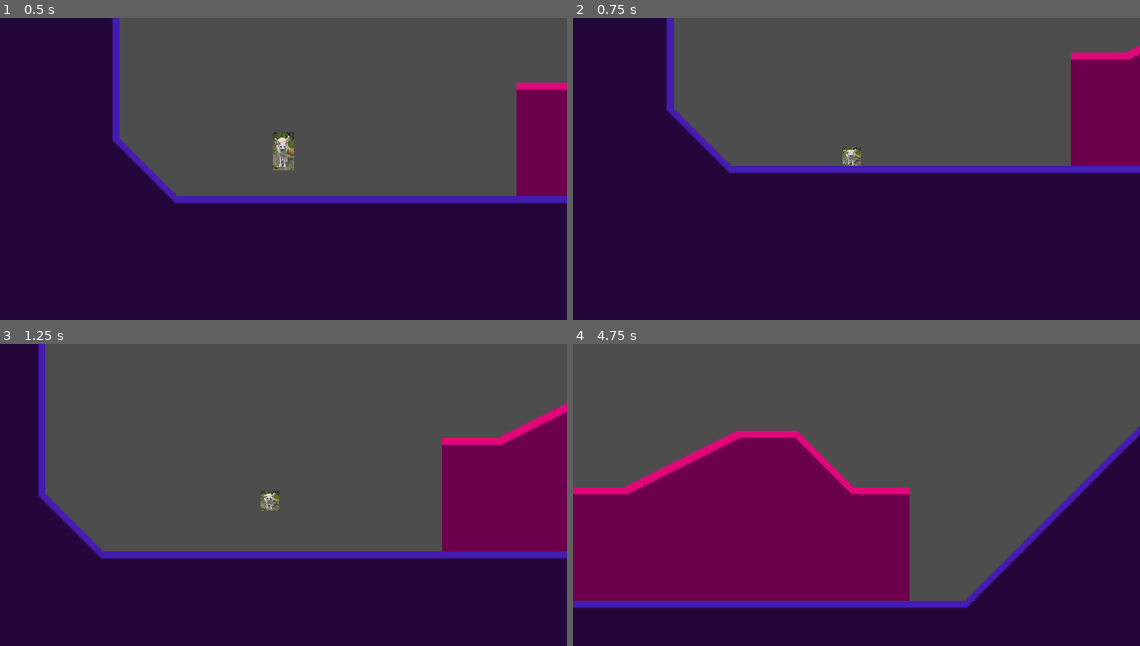
Above: before the commit, frames 1-4 (two rows, left to right).
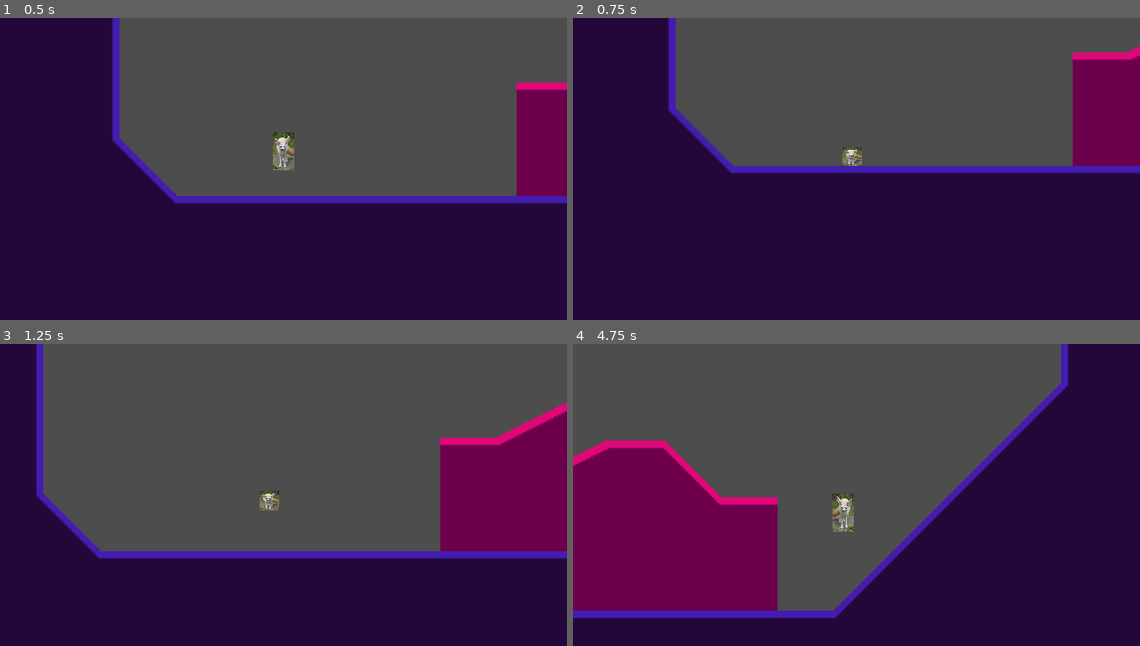
Above: after the commit, the same moments.

Repository: DraethPlace/FencWorks
Game: Godot game, scene res://Scenes/Base Level.tscn
Two runs of this game, one before a commit and one after it. Both use one fixed random seed, a clock stepped at 60 frames per second and the inputs below.
Inputs:
- Up to frame 1 (0.5 s): no input
- Up to frame 2 (0.75 s): hold Right (right) from 0.53 s (still down); hold Down (crouch) from 0.53 s (still down)
- Up to frame 3 (1.25 s): keep holding Right (right); keep holding Down (crouch); tap Z (jump) at 0.77, 0.8, 1.07 s
- Up to frame 4 (4.75 s): release Down (crouch) at 1.28 s; tap Z (jump) at 1.35, 1.52, 1.82, 2.3, 3.02, 3.32, 3.77, 3.8, 4.07, 4.35, 4.52 s; tap Down (crouch) at 1.55, 3.05, 4.55 s; release Right (right) at 2.03 s; hold Left (left) 2.03-2.78 s; hold Down (crouch) 2.03-2.78 s; hold Right (right) 2.78-4.28 s; tap Shift (machdash) at 2.85 s; hold Down (crouch) 3.53-4.28 s; hold Left (left) from 4.28 s (still down)

Frame 1 is identical in both runs. In frame 2, 0.7% of the frame differs, in the area x 16-100%, y 0-52%; in frame 3, 1.0%; in frame 4, 36%, in the area x 0-100%, y 0-91%.

Commit message:
Edits and Jump Sound
idk

Diff:
--- a/Scenes/Player.tscn
+++ b/Scenes/Player.tscn
@@ -1,27 +1,34 @@
-[gd_scene load_steps=7 format=3 uid="uid://c6umigpttu0tc"]
+[gd_scene load_steps=10 format=3 uid="uid://c6umigpttu0tc"]
 
 [ext_resource type="Script" path="res://Scripts/Player/360 Movement.gd" id="1_dvh5r"]
 [ext_resource type="Texture2D" uid="uid://dvwuerayceb4i" path="res://Images/51473563858_e00396a563_b.jpg" id="2_ay0cf"]
 [ext_resource type="Script" path="res://Scripts/Player/Hitbox.gd" id="3_7vs75"]
 [ext_resource type="Script" path="res://Scripts/Player/LR.gd" id="3_jyttq"]
 [ext_resource type="Script" path="res://Scripts/Player/Cam.gd" id="4_qhq0l"]
+[ext_resource type="AudioStream" uid="uid://dotue2tayy81c" path="res://Sounds/Player/Jump.wav" id="6_qrngc"]
+[ext_resource type="AudioStream" uid="uid://c7cgy8v76oixp" path="res://Sounds/Player/Step.wav" id="7_gc6ea"]
 
 [sub_resource type="CapsuleShape2D" id="CapsuleShape2D_krp03"]
 radius = 12.0
 height = 42.0
 
-[node name="Fenc 360" type="CharacterBody2D"]
+[sub_resource type="RectangleShape2D" id="RectangleShape2D_rn333"]
+size = Vector2(29, 4)
+
+[node name="Fenc 360" type="CharacterBody2D" node_paths=PackedStringArray("WallTouch")]
 process_mode = 3
 position = Vector2(299, 89)
 disable_mode = 2
 slide_on_ceiling = false
 floor_stop_on_slope = false
+floor_constant_speed = true
 floor_block_on_wall = false
 floor_max_angle = 3.14159
 floor_snap_length = 18.0
 platform_floor_layers = 4278190082
 platform_wall_layers = 2
 script = ExtResource("1_dvh5r")
+WallTouch = NodePath("Area2D")
 
 [node name="PlaceHolder Fennec" type="Sprite2D" parent="."]
 show_behind_parent = true
@@ -32,7 +39,7 @@
 
 [node name="Cam" type="Camera2D" parent="."]
 position = Vector2(1.33514e-05, -1.19209e-06)
-position_smoothing_speed = 2000.0
+position_smoothing_speed = 4.0
 script = ExtResource("4_qhq0l")
 
 [node name="HitBox" type="CollisionShape2D" parent="."]
@@ -40,6 +47,15 @@
 debug_color = Color(0.387981, 0.355622, 1, 0.42)
 script = ExtResource("3_7vs75")
 
-[node name="Timer" type="Timer" parent="."]
-process_callback = 0
-wait_time = 1.5
+[node name="Jump" type="AudioStreamPlayer" parent="."]
+stream = ExtResource("6_qrngc")
+
+[node name="M1Step" type="AudioStreamPlayer" parent="."]
+stream = ExtResource("7_gc6ea")
+
+[node name="Area2D" type="Area2D" parent="."]
+disable_mode = 2
+
+[node name="CollisionShape2D" type="CollisionShape2D" parent="Area2D"]
+position = Vector2(0, -14)
+shape = SubResource("RectangleShape2D_rn333")
--- a/Scripts/Player/360 Movement.gd
+++ b/Scripts/Player/360 Movement.gd
@@ -18,11 +18,14 @@
 var PrevSpeed= Speed
 var TurnSpeed = Speed
 var HoldTimer: Timer
+var Steps : float
+var stepping = 0
+@export var WallTouch: Area2D
 #Mach 1 = 150
-#Mach 2 = 250
-#Mach 3 = 350
-#Mach 4 = 500
-#Mach 5 = 600
+#Mach 2 = 300
+#Mach 3 = 450
+#Mach 4 = 600
+#Mach 5 = 750
 
 func _physics_process(delta):
 	# Handle physics
@@ -44,16 +47,16 @@
 			crouch = "S"
 			Acceleration = 2
 		elif abs(Speed) < 50:
-			Acceleration = 15
+			Acceleration = 12.5
 			MaxSpeed = 100
 			crouch = "C"
 	else:
 		crouch = "N"
 		if dash == 1:
-			MaxSpeed = 600
+			MaxSpeed = 750
 			Acceleration = 10
 		else:
-			Acceleration = 15
+			Acceleration = 12.5
 			MaxSpeed = 200
 
 	if Input.is_action_pressed("machdash"):
@@ -75,7 +78,7 @@
 	elif Speed > -1:
 		VelLR = "R"
 
-	floor_snap_length= (((abs(Speed))/32)*2)+20
+	floor_snap_length= (((abs(Speed))/32)*2)+24
 
 	# Code for changing speed around
 	var Dir = Input.get_axis("left", "right")
@@ -93,14 +96,24 @@
 					CtrlLock = "N"
 					Speed = (lerpf(roundf(Speed), roundf(PrevSpeed*0.5), TurnSpeed))
 				if abs(Speed) <= abs(PrevSpeed*0.5)+3:
-					Speed = -PrevSpeed
-					for i in 10:
-						MachTurn = 0
+					MachTurn = 2
+				if MachTurn == 2:
+					if not abs(Speed) >= abs(PrevSpeed-10):
+						Speed = round(lerpf(roundf(Speed), roundf(-(PrevSpeed+((((int(LR=="L")*2)-1)*10)))), 0.8))
+					else:
+						Speed= -PrevSpeed
+						MachTurn=0
 		elif abs(Speed) < MaxSpeed:
+			PrevSpeed= Speed + (((int(LR=="R")*2)-1)*50)
+			TurnSpeed = 1/(roundf(abs(Speed/100)))
 			Speed += Dir*Acceleration
 			CtrlLock = 0
-		elif abs(Speed)> 600:
-			Speed = 600* ((int(VelLR == "R")*2)-1)
+			MachTurn = 0
+		elif abs(Speed)> 750:
+			TurnSpeed = 1/(roundf(abs(Speed/100)))
+			PrevSpeed= Speed + (((int(LR=="R")*2)-1)*50)
+			Speed = 750* ((int(VelLR == "R")*2)-1)
+			MachTurn = 0
 	elif is_on_floor() and CtrlLock == "N":
 		if dash == 0:
 			if abs(Speed) > 5:
@@ -108,7 +121,6 @@
 			elif not Speed == 0:
 				Speed = 0
 				MachTurn = 0
-	print(Speed)
 	if is_on_floor():
 		#actually moves player
 		if SensorDir == "D":
@@ -128,9 +140,15 @@
 	#jumping
 	if is_on_floor():
 		if Input.is_action_just_pressed("jump") and is_on_floor():
+			$Jump.play()
 			set_up_direction(Vector2.UP)
 			Speed = cos(rotation)*Speed
-			velocity.y= sin(rotation)*Speed
+			if is_on_wall_only():
+				velocity.y == JumpVel
+			elif abs(rotation_degrees) == 90:
+				velocity.y == JumpVel/2
+			else:
+				velocity.y= sin(rotation)*Speed
 			Jump = 1
 			Midair = 10
 			Speed += -JumpVel * cos(deg_to_rad(rotation_degrees+90))
@@ -141,7 +159,7 @@
 	move_and_slide()
 
 	#Wraps the angle and Slope Physics
-	if is_on_floor():
+	if is_on_wall_only():
 		var normal: Vector2 = get_floor_normal()
 		rotation =  lerp_angle(rotation, deg_to_rad(wrapf(rad_to_deg(normal.angle())+90, 180, -180)), .5)
 		if ((Speed < 50 and SensorDir == "R" and LR == "R") or (Speed > -50 and SensorDir == "L" and LR == "L")):
@@ -151,43 +169,54 @@
 		if not roundf(absf((rotation_degrees)/10)) == 0:
 			if not CtrlLock == "N":
 				Speed -=((int(LR == "R")*2)-1)*10
-			elif SensorDir == "U":
-				Speed += sin(round(rotation))*((int(dash== 0))+1)*10
-			elif SensorDir == LR:
-				Speed -= (sin(round(deg_to_rad(-rotation_degrees)))*((int(dash== 0))+1)*10)
-			elif SensorDir == "L" or SensorDir == "R":
-				Speed -= sin(round(deg_to_rad(-rotation_degrees)))*((int(dash== 0))+1)*10
+			elif SensorDir == "U" and dash == 1:
+				Speed += sin(round(deg_to_rad(rotation_degrees)))*15
+			if not SensorDir == "U" and dash ==1:
+				Speed -= sin(round(deg_to_rad(-rotation_degrees)))*13
 			else:
-				Speed -= sin(round(deg_to_rad(-rotation_degrees))*((int(dash== 0))+1)*10)
+				Speed -= sin(round(deg_to_rad(-rotation_degrees)))*18
 	else:
 		CtrlLock = "N"
 	#handles The surface direction, wallrunning, ceiling running all that good sonis stuff
-
-	if SensorDir == "U" and abs(Speed) < 100:
-		set_up_direction(Vector2.UP)
-		velocity.y = 50
-
-	if round(rotation_degrees) <= 40 and round(rotation_degrees) >= -40:
-		SensorDir = "D"
-		set_up_direction(Vector2.UP)
-	elif round(rotation_degrees) <= -41 and round(rotation_degrees) >= -129:
-		SensorDir = "R"
-		set_up_direction(Vector2.LEFT)
-	elif round(rotation_degrees) >= 41 and round(rotation_degrees) <= 129:
-		SensorDir = "L"
-		set_up_direction(Vector2.RIGHT)
-	elif dash == 1:
-		SensorDir = "U"
-		set_up_direction(Vector2.DOWN)
+	if dash == 1 or is_on_floor():
+		if SensorDir == "U" and abs(Speed) < 100:
+			set_up_direction(Vector2.UP)
+			velocity.y = 50
+		if round(rotation_degrees) <= 40 and round(rotation_degrees) >= -40:
+			SensorDir = "D"
+			set_up_direction(Vector2.UP)
+		elif round(rotation_degrees) <= -41 and round(rotation_degrees) >= -129:
+			SensorDir = "R"
+			set_up_direction(Vector2.LEFT)
+		elif round(rotation_degrees) >= 41 and round(rotation_degrees) <= 129:
+			SensorDir = "L"
+			set_up_direction(Vector2.RIGHT)
+		elif dash == 1:
+			SensorDir = "U"
+			set_up_direction(Vector2.DOWN)
 	if dash == 0:
 		floor_max_angle=67.5
 		if round(abs(rotation_degrees)) > 67.5 or SensorDir == "U":
 			if not SensorDir == "U":
-				velocity.x = 75 *((int(LR=="L")*2)-1)
-				Speed = 0
-
+				velocity.x = 75 *((int(VelLR=="L")*2)-1)
+				velocity.y = 0
+				Speed = 50 *((int(VelLR=="L")*2)-1)
 			else:
 				set_up_direction(Vector2.UP)
 				velocity.y = 75
+				Speed = 75 *((int(LR=="L")*2)-1)
 	else:
 		floor_max_angle=180
+#func _process(delta):
+	#if is_on_floor():
+		#Steps += delta
+		#steppering()
+		#if stepping == 1 and not $M1Step.playing():
+			#$M1Step.play()
+
+func steppering():
+	stepping = roundf(sin(Steps*(Speed*.001)) * 1)
+	print(stepping)
+
+func roundy1000thee(x):
+	return (x *1000)/1
Not shown, changed: Credits.txt
Not shown, added: Sounds/Player/Jump.wav.import
Not shown, added: Sounds/Player/Step.wav.import
Not shown, added: Sounds/Player/Jump.wav
Not shown, added: Sounds/Player/Step.wav
